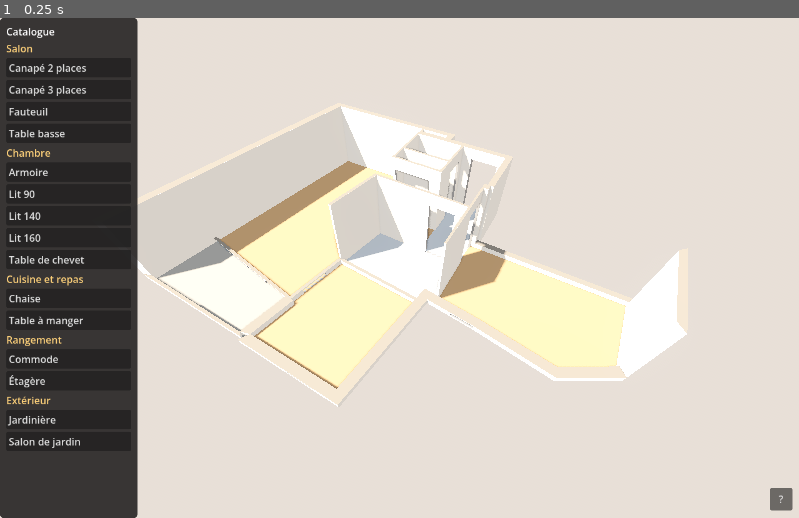
Above: before the commit, frame 1.
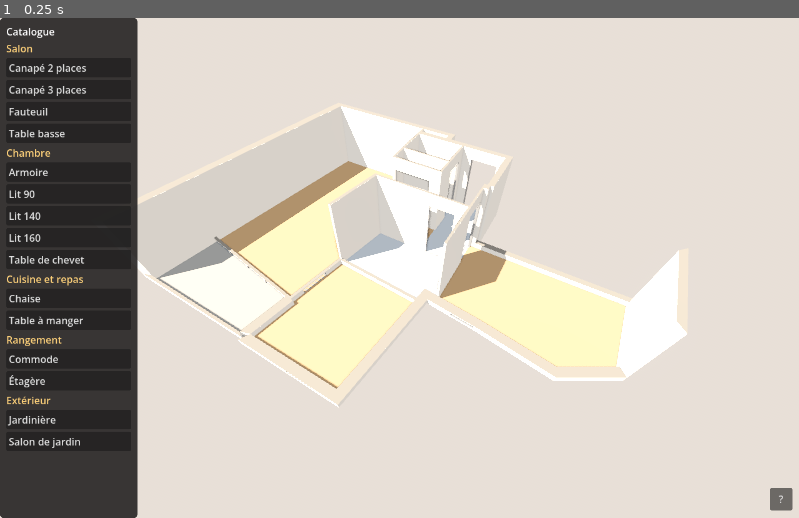
Above: after the commit, the same moment.

Repository: Periicles/3D-appartment
Game: Godot game, scene res://src/main.tscn
Same seed, same stepped clock (60 frames per second), same inputs: the game is played once before the commit and once after it.
Inputs:
- Up to frame 1 (0.25 s): no input

The runs differ from the first frame. In frame 1, 0.6% of the frame differs, in the area x 17-86%, y 17-78%.

Commit message:
fix(render): sharp text and crisper 3D on Retina
Scale the interface through the window content scale so Godot rasterises
fonts at full resolution instead of stretching a 1x canvas layer. Turn on
4x MSAA, a larger directional shadow map limited to the flat, less shadow
blur and a fainter glow.

Diff:
--- a/project.godot
+++ b/project.godot
@@ -18,6 +18,9 @@
 [rendering]
 
 renderer/rendering_method="forward_plus"
+anti_aliasing/quality/msaa_3d=2
+lights_and_shadows/directional_shadow/size=8192
+lights_and_shadows/directional_shadow/soft_shadow_filter_quality=3
 
 [autoload]
 
--- a/src/main.gd
+++ b/src/main.gd
@@ -9,6 +9,9 @@
 const SKY_TOP := Color("#c9dcef")
 const SKY_HORIZON := Color("#f6e7da")
 const AMBIENT_ENERGY := 0.35
+const GLOW_INTENSITY := 0.1
+const SHADOW_BLUR := 0.6
+const SHADOW_MAX_DISTANCE := 40.0
 const HELP_BUTTON_MARGIN := 12.0
 const HELP_BUTTON_SIZE := 36.0
 
@@ -20,7 +23,6 @@
 var _furniture: FurnitureView
 var _tool: FurnitureTool
 var _settings: UiSettings
-var _ui_layer: CanvasLayer
 var _ui_root: Control
 var _catalog_side: CollapsibleSide
 var _inspector_side: CollapsibleSide
@@ -92,12 +94,12 @@
 	return _settings.ui_scale(DisplayServer.screen_get_scale())
 
 
-## Scales only the interface layer (the 3D view keeps full resolution) and sizes
-## its root so that, once scaled, it covers the window exactly.
+## Scales the 2D interface through the window's content scale, so Godot lays it
+## out at the scaled size and rasterises fonts at full resolution (sharp text).
+## The 3D view is rendered at the window's native resolution either way.
 func _apply_ui_scale() -> void:
-	var scale := ui_scale()
-	_ui_layer.scale = Vector2(scale, scale)
-	_ui_root.size = get_viewport().get_visible_rect().size / scale
+	get_window().content_scale_factor = ui_scale()
+	_ui_root.size = get_viewport().get_visible_rect().size
 
 
 func _on_project_loaded() -> void:
@@ -106,12 +108,12 @@
 
 
 func _ui() -> CanvasLayer:
-	_ui_layer = CanvasLayer.new()
-	_ui_layer.name = "UI"
+	var layer := CanvasLayer.new()
+	layer.name = "UI"
 	_ui_root = Control.new()
 	_ui_root.name = "Root"
 	_ui_root.mouse_filter = Control.MOUSE_FILTER_IGNORE
-	_ui_layer.add_child(_ui_root)
+	layer.add_child(_ui_root)
 	var catalog := CatalogPanel.new()
 	catalog.populate(FurnitureCatalog.load_presets())
 	catalog.preset_chosen.connect(_tool.begin_placement)
@@ -130,7 +132,7 @@
 	_help = ShortcutsOverlay.new()
 	_help.build()
 	_ui_root.add_child(_help)
-	return _ui_layer
+	return layer
 
 
 func _help_button() -> Button:
@@ -167,7 +169,7 @@
 	env.ssao_enabled = true
 	env.ssao_intensity = 2.5
 	env.glow_enabled = true
-	env.glow_intensity = 0.3
+	env.glow_intensity = GLOW_INTENSITY
 	var world_env := WorldEnvironment.new()
 	world_env.name = "Environment"
 	world_env.environment = env
@@ -181,5 +183,7 @@
 	sun.light_color = SUN_COLOR
 	sun.light_energy = SUN_ENERGY
 	sun.shadow_enabled = true
-	sun.shadow_blur = 2.0
+	sun.shadow_blur = SHADOW_BLUR
+	# The flat fits in ~15 m: keep the shadow map on it for crisp edges.
+	sun.directional_shadow_max_distance = SHADOW_MAX_DISTANCE
 	return sun
--- a/tests/unit/test_main_scene.gd
+++ b/tests/unit/test_main_scene.gd
@@ -12,6 +12,7 @@
 
 
 func after_each() -> void:
+	get_tree().root.content_scale_factor = 1.0
 	DirAccess.remove_absolute(ProjectSettings.globalize_path(SETTINGS_PATH))
 
 
@@ -95,16 +96,16 @@
 	assert_true(help.visible)
 
 
-func _layer_scale(main: Node3D) -> float:
-	return (main.get_node("UI") as CanvasLayer).scale.x
+## The interface is scaled through the window's content scale, which keeps fonts sharp.
+func _layer_scale(_main: Node3D) -> float:
+	return get_tree().root.content_scale_factor
 
 
 func test_interface_covers_the_window_at_any_scale() -> void:
 	var main := await _main()
 	var root := main.get_node("UI/Root") as Control
 	_press(main, KEY_EQUAL, true)
-	assert_almost_eq(root.size * _layer_scale(main), main.get_viewport().get_visible_rect().size,
-		Vector2(EPS, EPS) * 10)
+	assert_almost_eq(root.size, main.get_viewport().get_visible_rect().size, Vector2(EPS, EPS) * 10)
 
 
 func test_command_plus_minus_zero_scale_the_interface_and_remember_it() -> void:
@@ -119,7 +120,6 @@
 	_press(main, KEY_0, true)
 	assert_almost_eq(_layer_scale(main), base, EPS)
 	assert_almost_eq(UiSettings.load_from(SETTINGS_PATH).zoom, 1.0, EPS)
-	assert_eq(get_tree().root.content_scale_factor, 1.0, "the 3D view is never rescaled")
 
 
 func test_saved_zoom_is_applied_at_start() -> void:
